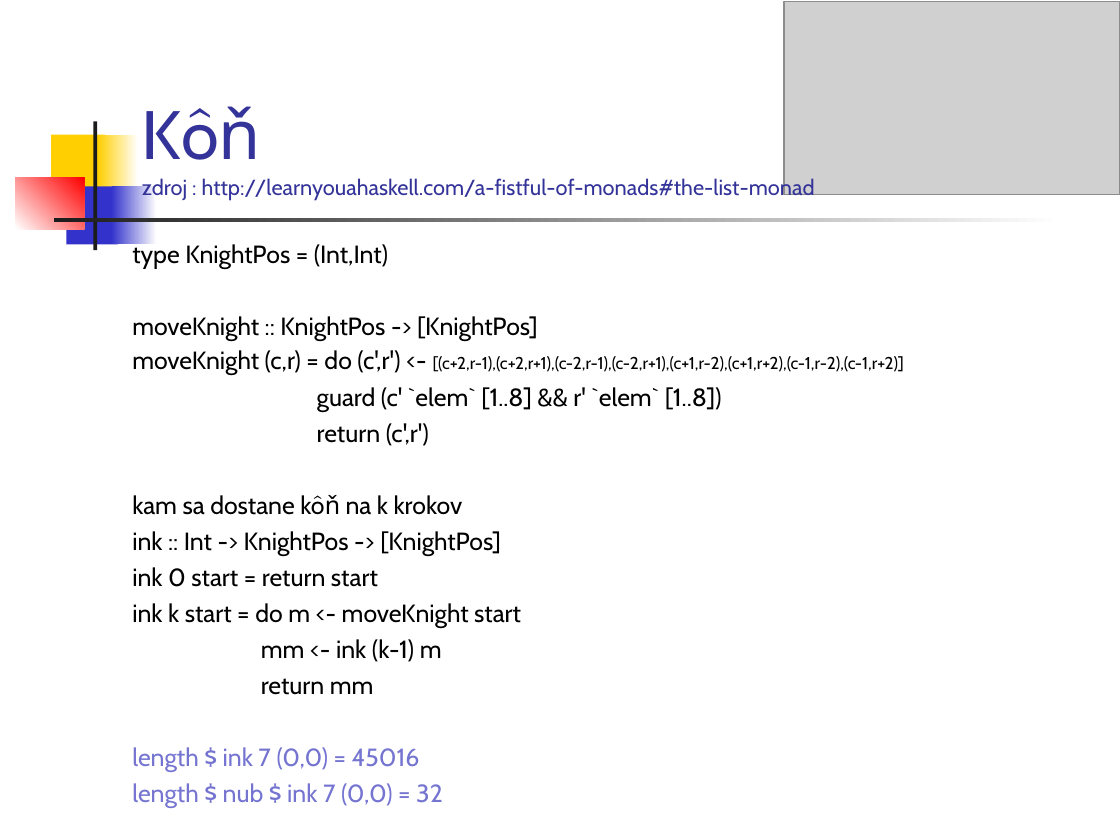
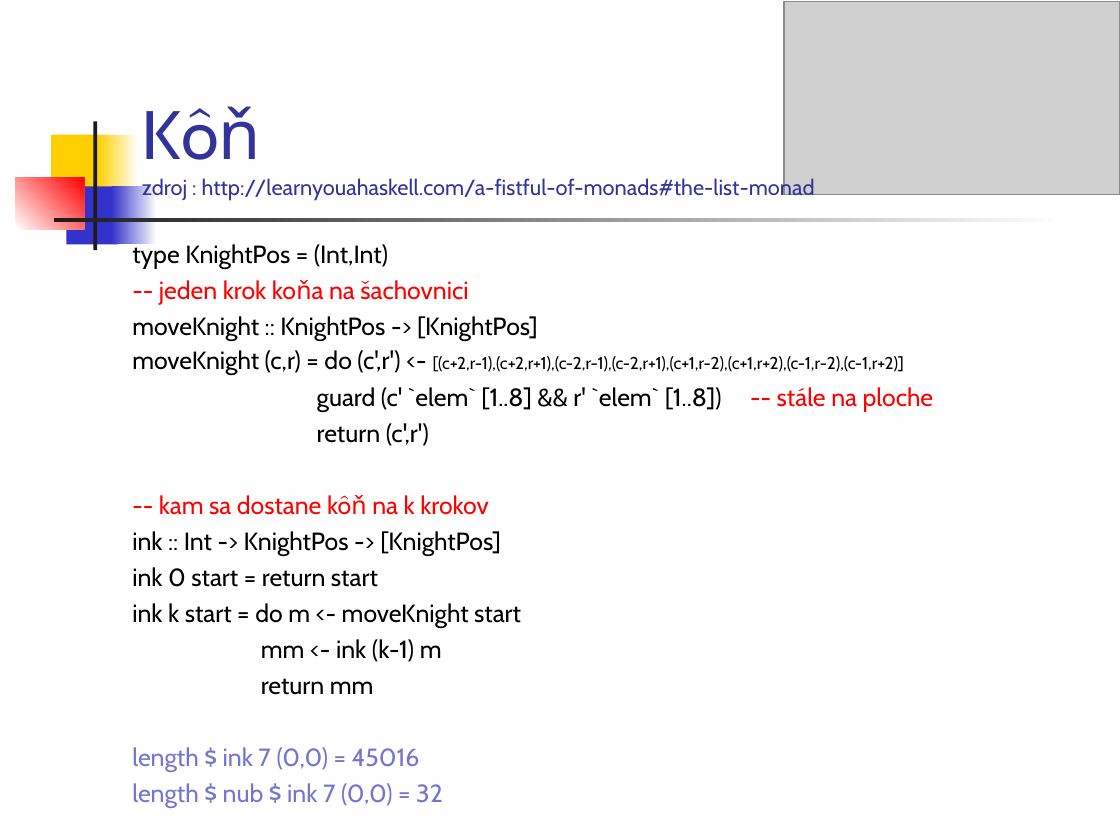
Before and after one commit to Funkcionalne/Prednasky, a slide deck: slide 19 of 12/12_fpro.ppt (slide 17 before the commit). Drawn at 1120x840 pixels with LibreOffice and Linux fonts; fonts in the diff are those of the drawing; grey boxes stand for pictures. Boxes give left, top, right and bottom in pixels: in the first picture for what was removed or moved away, otherwise in the second. Text is boxed around its words. In the diff, an @@ line names an element or a change of style, - is before the commit and + after.

```diff
--- a/12/12_fpro.ppt
+++ b/12/12_fpro.ppt
@@ text at (159, 280, 468, 305): paragraph added @@
+-- jeden krok koňa na šachovnici
@@ text at (317, 387, 934, 411): text changed @@
-guard (c' `elem` [1..8] && r' `elem` [1..8])
+guard (c' `elem` [1..8] && r' `elem` [1..8]) -- stále na ploche
@@ text at (159, 495, 489, 515): text changed; text colour #000000 to #FF0000 @@
-kam sa dostane kôň na k krokov
+-- kam sa dostane kôň na k krokov
```
Also in this commit, not shown: 18 other slides changed, 2 slides added, 1 other file.
